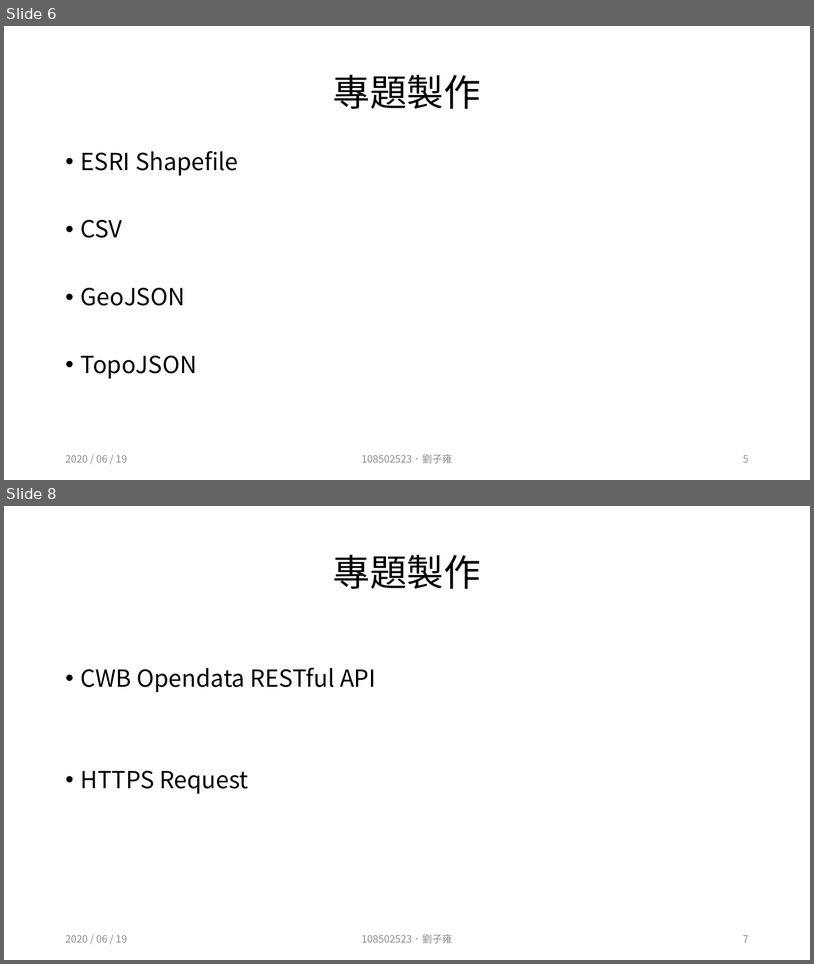
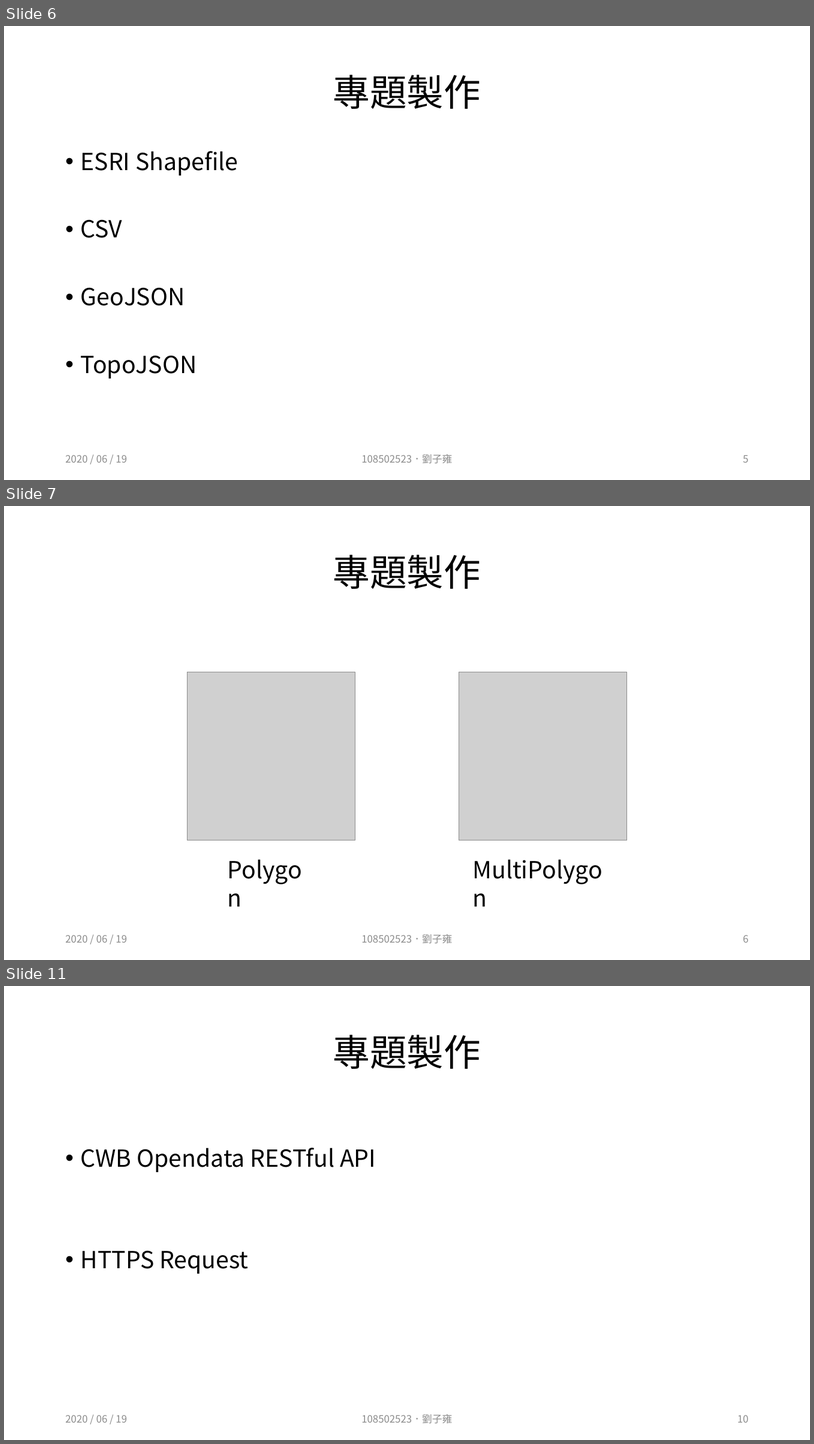
Before and after one commit to Mibudin/ncu_programming_final_project, a slide deck: 說明簡報.pptx. Shown one above the other, each under a label of ours: slides 6 and 8 before the commit, slides 6, 7 and 11 after it; the slides between them are not shown. The pictures are 814x964 and 814x1444 pixels, drawn with LibreOffice and Linux fonts; fonts in the diff are those of the drawing; grey boxes stand for pictures. Boxes give left, top, right and bottom in pixels: in the first picture for what was removed or moved away, otherwise in the second. Text is boxed around its words. In the diff, an @@ line names an element or a change of style, - is before the commit and + after.

```diff
--- a/說明簡報.pptx
+++ b/說明簡報.pptx
@@ slide 7 added at <box>4,506,810,960</box>, background #FFFFFF @@
@@ title added at <box>333,555,481,589</box>, 44 pt, text #000000 @@
+專題製作
@@ picture added at <box>188,672,356,840</box> @@
@@ picture added at <box>459,672,628,840</box> @@
@@ text added at <box>222,852,321,886</box>, 28 pt, text #000000 @@
+Polygon
@@ text added at <box>467,852,620,886</box>, 28 pt, text #000000 @@
+MultiPolygon
@@ text added at <box>65,934,127,942</box>, 12 pt, text #8C8C8C @@
+2020 / 06 / 19
@@ text added at <box>362,934,452,943</box>, 12 pt, text #8C8C8C @@
+108502523．劉子雍
@@ page number added at <box>743,934,749,942</box>, 12 pt, text #8C8C8C @@
+6
@@ what was slide 8 is now slide 11 @@
@@ page number at <box>738,1414,749,1422</box>: text changed @@
-7
+10
```
Also in this commit, not shown: 1 slide changed, 2 other slides added, 4 other files.
